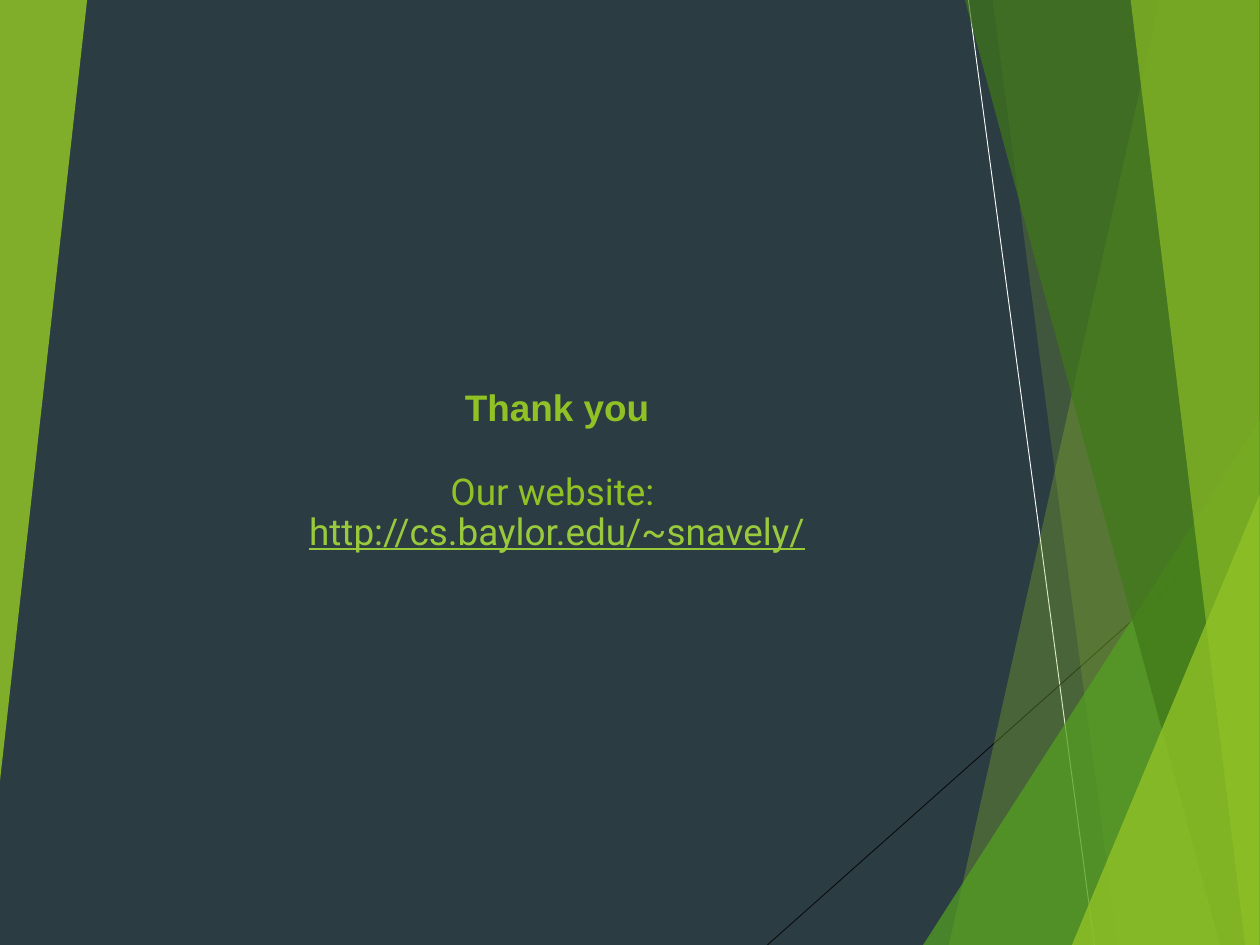
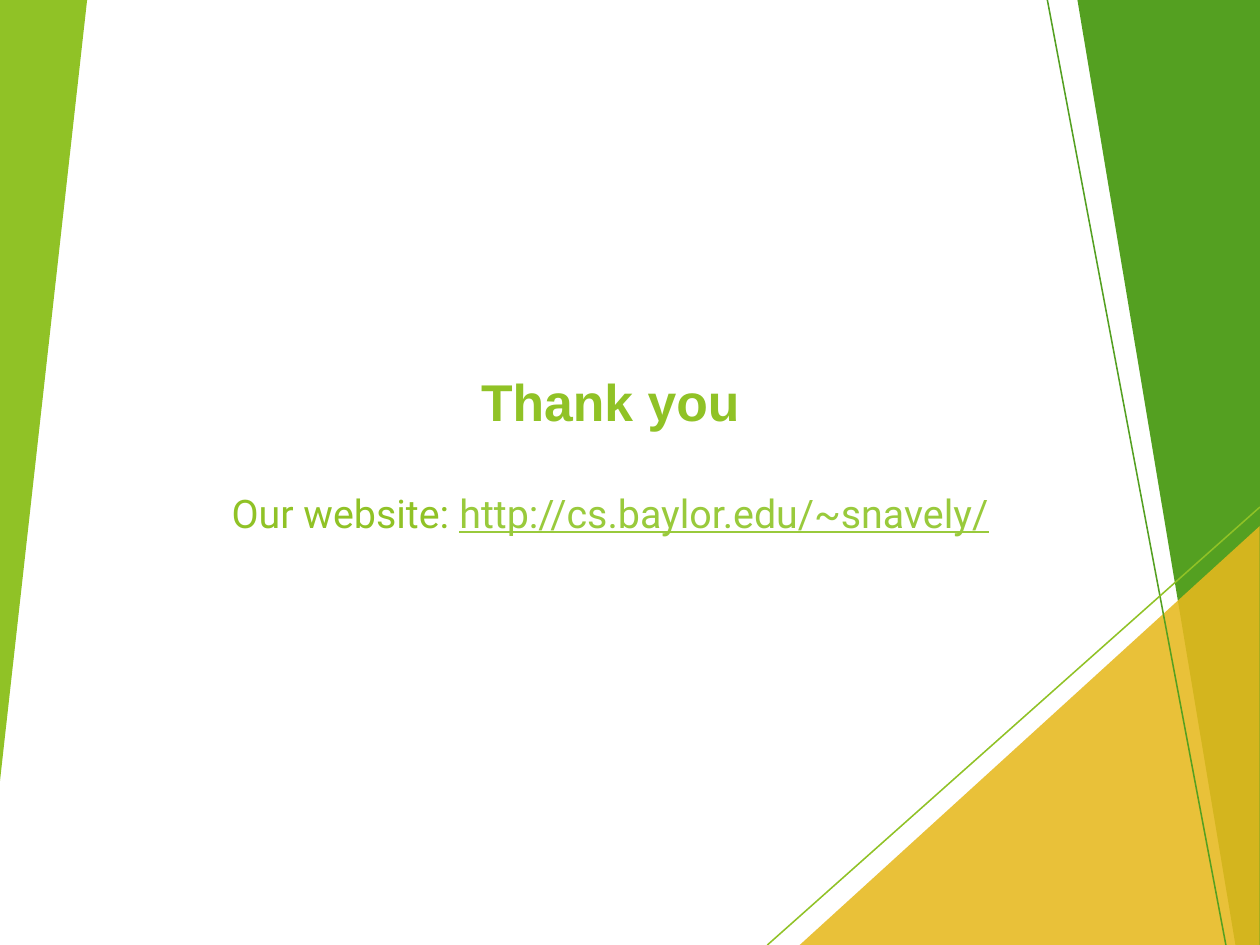
Before and after one commit to Haizhepi/BearRides, a slide deck: slide 17 of Documentation/Iteration3.pptx (slide 14 before the commit). Drawn at 1260x945 pixels with LibreOffice and Linux fonts; fonts in the diff are those of the drawing. Boxes give left, top, right and bottom in pixels: in the first picture for what was removed or moved away, otherwise in the second. Text is boxed around its words. In the diff, an @@ line names an element or a change of style, - is before the commit and + after.

```diff
--- a/Documentation/Iteration3.pptx
+++ b/Documentation/Iteration3.pptx
@@ background #2C3C43 to #FFFFFF @@
@@ triangle at [0, 0, 87, 781]: fill #90C226 at 85% opacity to #90C226 @@
@@ rectangle at [0, 0, 1260, 945]: fill #2C3C43 to #FFFFFF @@
@@ line (968, 0) - (1094, 945): stroke #000000 0.75 pt to #BFBFBF 0.75 pt @@
@@ line (970, 0) - (1139, 945): stroke #000000 0.75 pt to #BFBFBF 0.75 pt @@
@@ line moved from (968, 0) - (1094, 945) to (1047, 0) - (1226, 945) @@
@@ line (1047, 0) - (1226, 945): stroke #FFFFFF 0.75 pt to #54A021 1.25 pt @@
@@ freeform shape: place and size @@
-freeform shape at [1131, 0, 1260, 945]
+freeform shape at [1077, 0, 1260, 945]
@@ freeform shape at [1077, 0, 1260, 945]: fill #90C226 at 65% opacity to #54A021 @@
@@ title "Thank you": place and size @@
-title "Thank you" at [309, 394, 804, 553]
+title "Thank you" at [232, 383, 988, 537]
@@ title at [481, 383, 740, 431]: size 30 to 42 pt in "Thank you" @@
@@ title at [232, 498, 988, 537]: text changed; size 30 to 32 pt @@
-Our website:
-http://cs.baylor.edu/~snavely/
+Our website: http://cs.baylor.edu/~snavely/
@@ line (1260, 508) - (767, 945): stroke #000000 0.75 pt to #D9D9D9 0.75 pt @@
@@ line (1260, 508) - (767, 945): stroke #000000 0.75 pt to #90C226 1.25 pt @@
@@ group removed at [949, 0, 1260, 945]: 3 freeform shapes, 1 triangle @@
@@ triangle: place and size @@
-triangle at [923, 420, 1260, 945]
+triangle at [800, 526, 1260, 945]
@@ triangle at [800, 526, 1260, 945]: fill #54A021 at 72% opacity to #E6B91E at 88% opacity @@
@@ line (707, 945) - (1260, 575): stroke #000000 0.75 pt to #D9D9D9 0.75 pt @@
```
Also in this commit, not shown: 8 other slides changed, 8 slides added, 5 slides removed, 17 other files.
